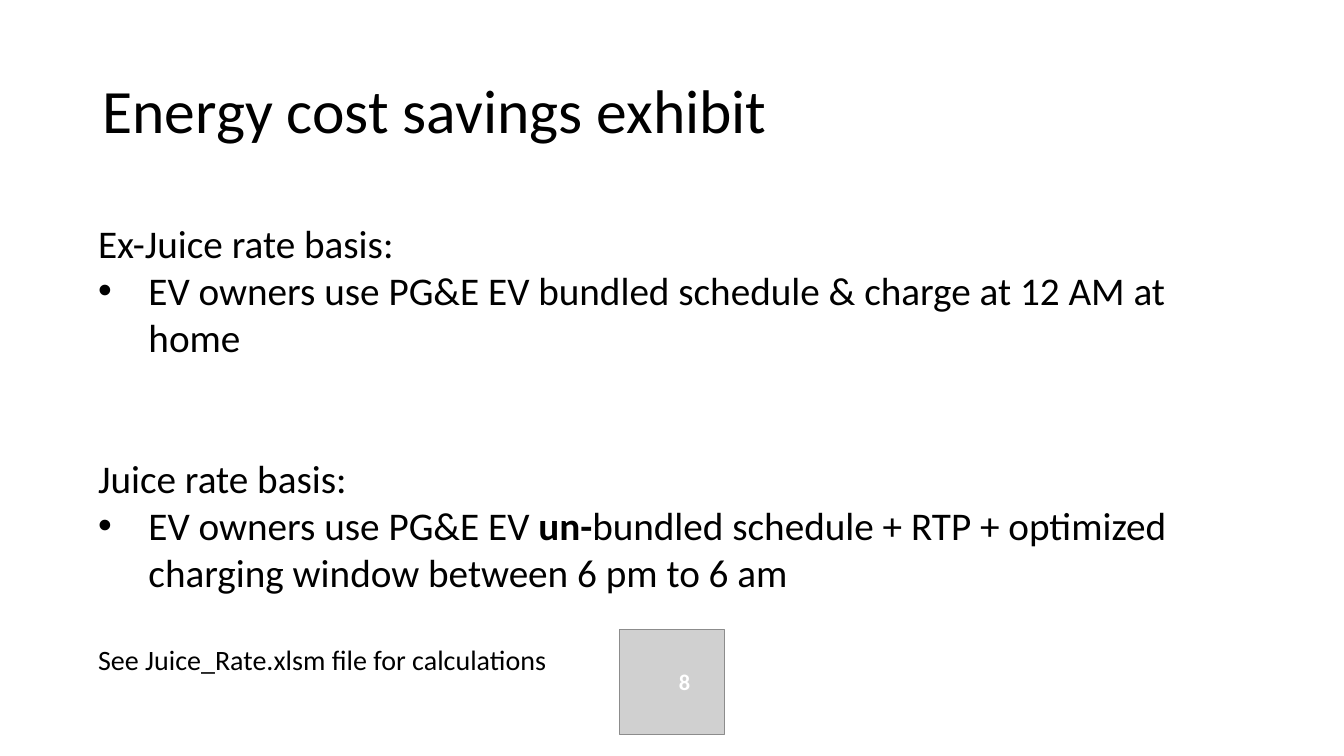
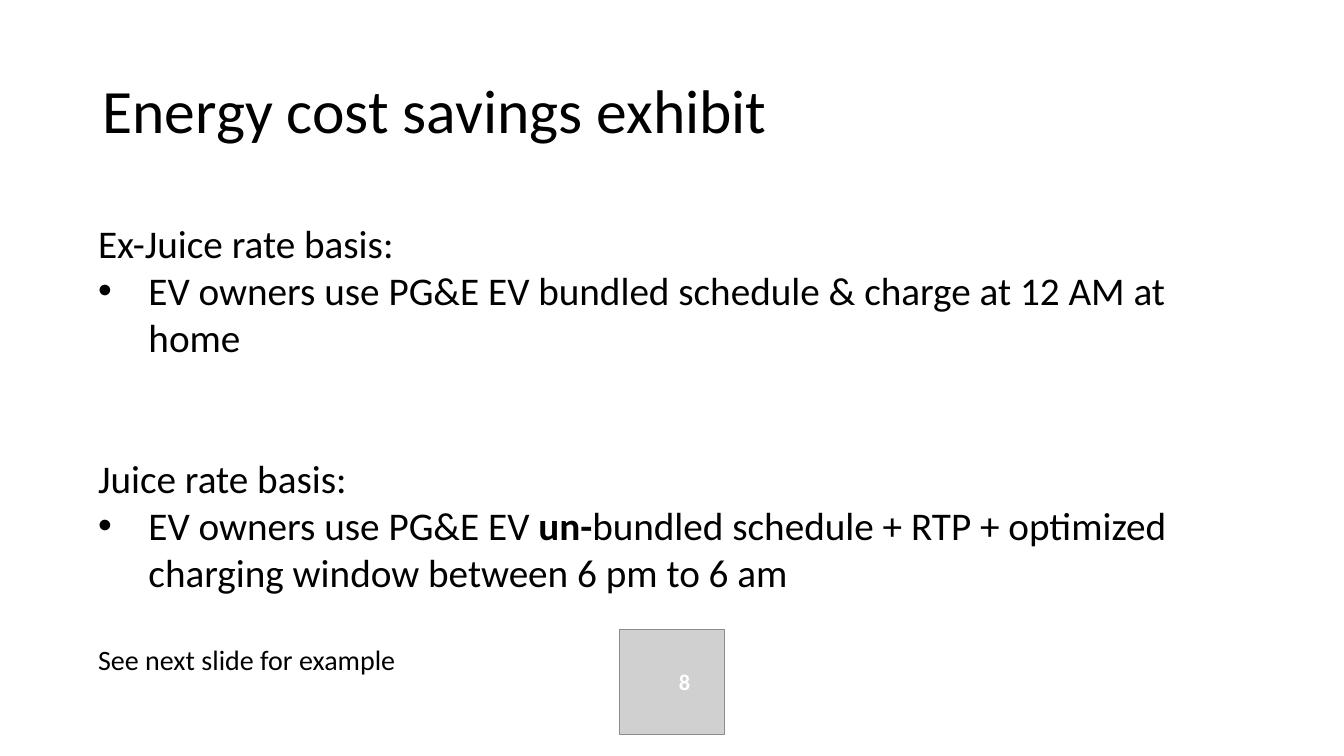
Before and after one commit to TerraVerdeRenewablePartners/juice, a slide deck: slide 8 of Juice.pptx. Drawn at 1344x756 pixels with LibreOffice and Linux fonts; fonts in the diff are those of the drawing; grey boxes stand for pictures. Boxes give left, top, right and bottom in pixels: in the first picture for what was removed or moved away, otherwise in the second. Text is boxed around its words. In the diff, an @@ line names an element or a change of style, - is before the commit and + after.

Commit message:
updated pptx

```diff
--- a/Juice.pptx
+++ b/Juice.pptx
@@ text at box(98, 650, 395, 675): text changed @@
-See Juice_Rate.xlsm file for calculations
+See next slide for example
```
Also in this commit, not shown: 1 slide added.
